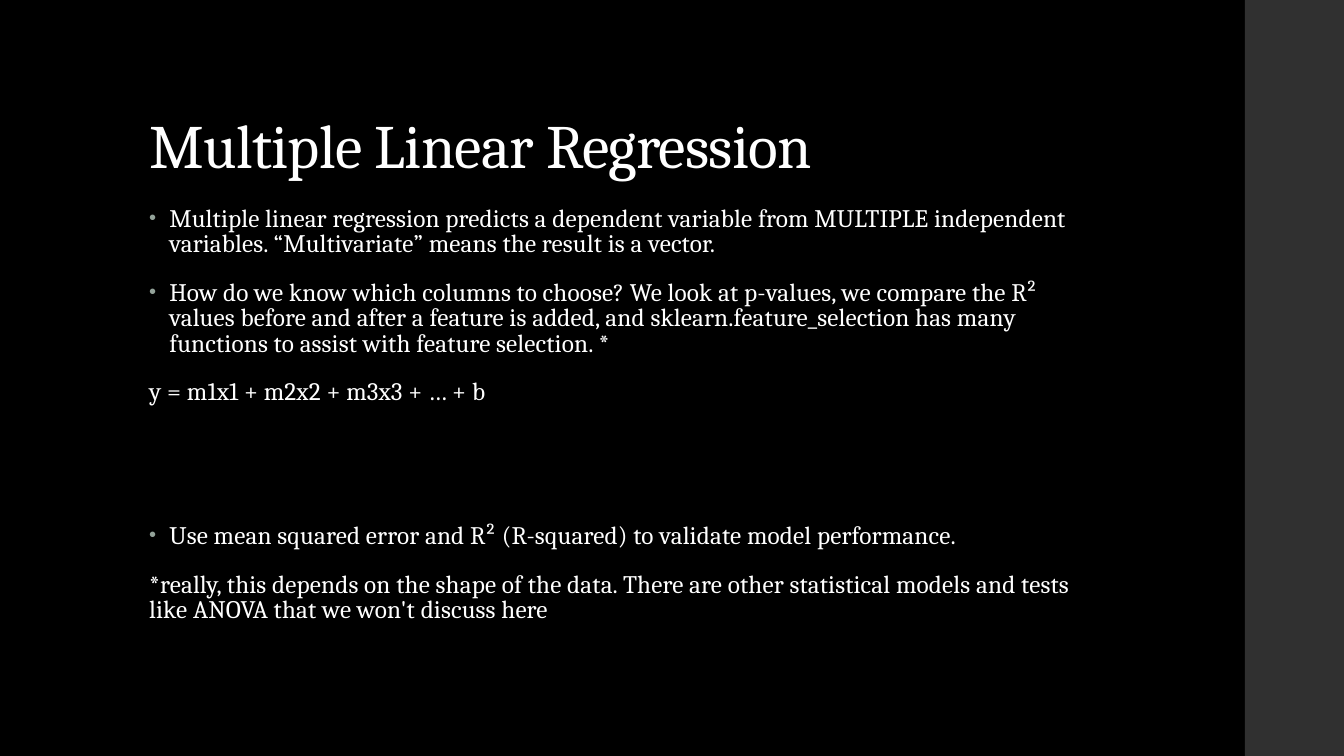
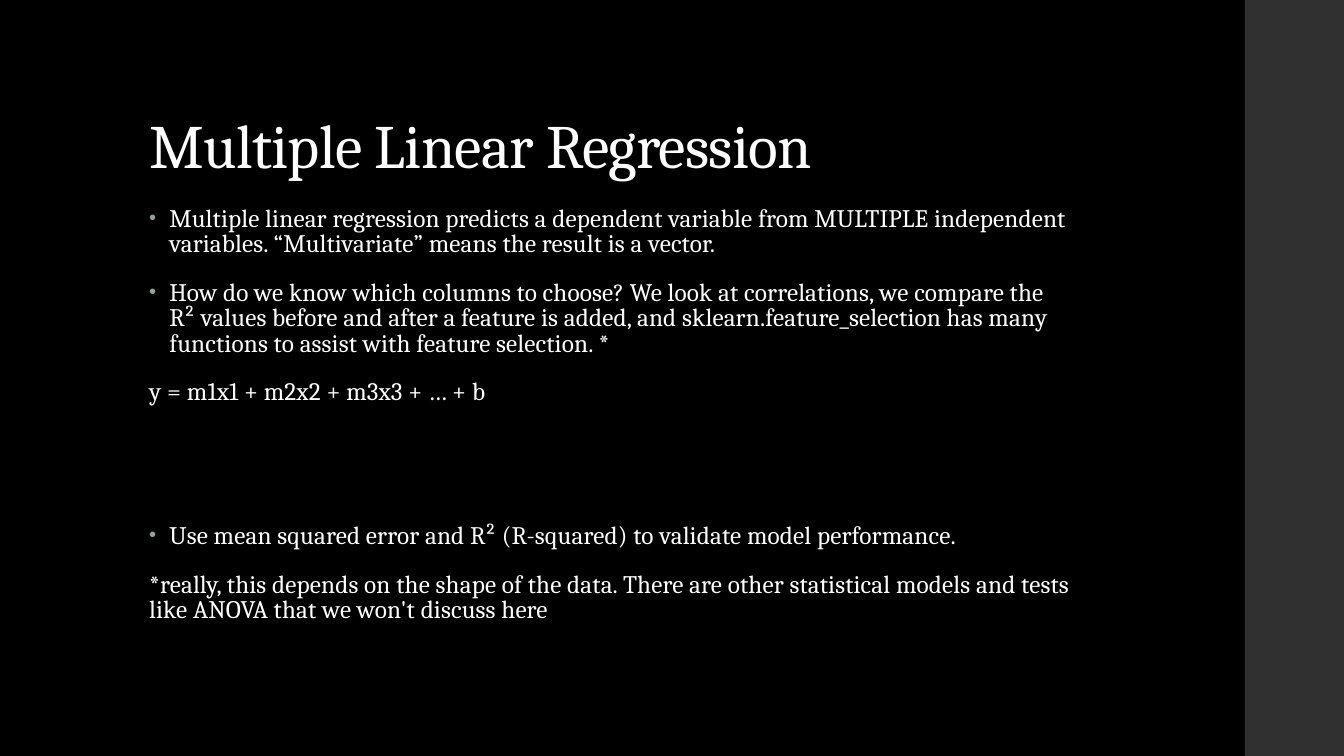
Before and after one commit to ytaiwo/Homework, a slide deck: slide 5 of week_14/week_14_presentation.pptx. Drawn at 1344x756 pixels with LibreOffice and Linux fonts; fonts in the diff are those of the drawing. Boxes give left, top, right and bottom in pixels: in the first picture for what was removed or moved away, otherwise in the second. Text is boxed around its words. In the diff, an @@ line names an element or a change of style, - is before the commit and + after.

```diff
--- a/week_14/week_14_presentation.pptx
+++ b/week_14/week_14_presentation.pptx
@@ text at bbox=[169, 283, 1047, 353]: text changed @@
-• How do we know which columns to choose? We look at p-values, we compare the R² values before and after a feature is added, and sklearn.feature_selection has many functions to assist with feature selection. *
+• How do we know which columns to choose? We look at correlations, we compare the R² values before and after a feature is added, and sklearn.feature_selection has many functions to assist with feature selection. *
```
Also in this commit, not shown: 2 other slides changed, 1 slide added, 4 other files.
